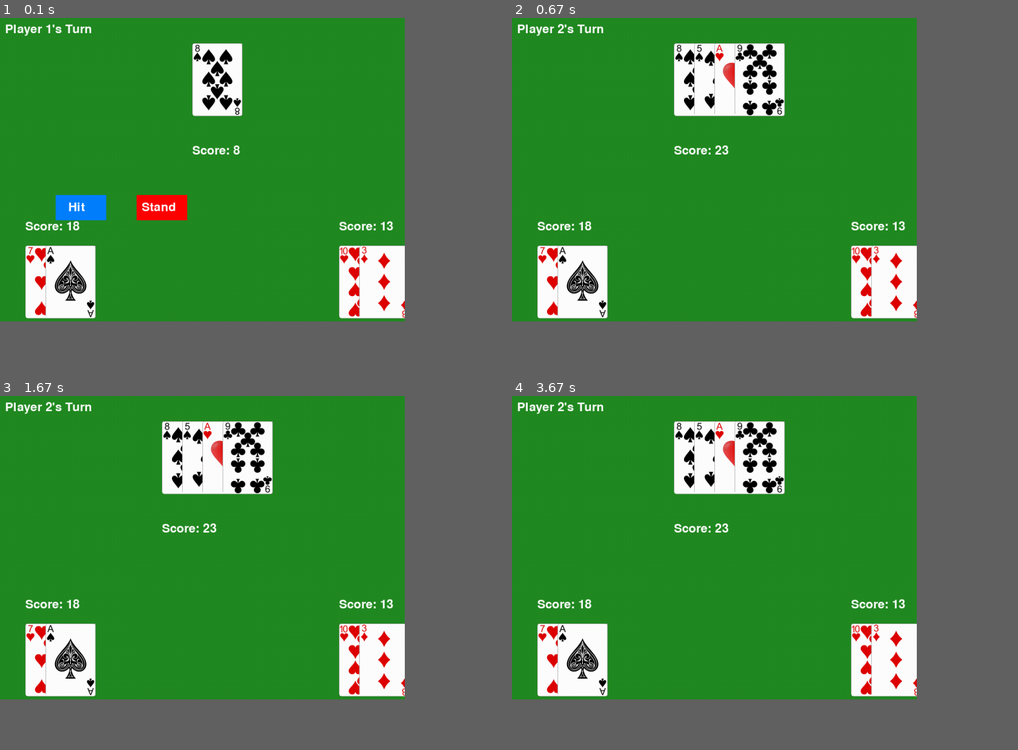
Above: before the commit, frames 1-4 (two rows, left to right).
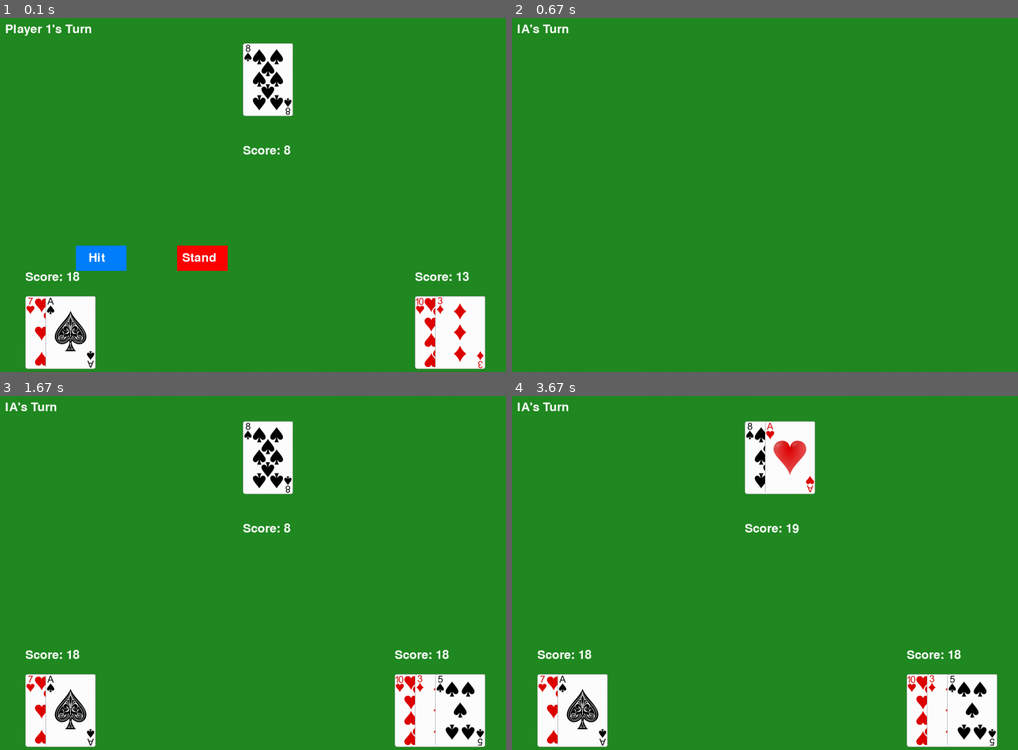
Above: after the commit, the same moments.

Repository: ACondeSalazar/AEM_BlackJack
Game: pygame game, started from main.py
The game is run twice, just before and just after one commit, with the same random seed, the same clock (stepped at 60 frames per second) and the same inputs.
Inputs:
- Up to frame 1 (0.1 s): no input
- Up to frame 2 (0.67 s): click "Stand" at 0.38 s
- Up to frame 3 (1.67 s): no input
- Up to frame 4 (3.67 s): no input
The window is 720x540 before the commit and 900x630 after it. Grey fills any space a smaller window leaves; there, only what the larger window draws over its background counts as a difference.

The runs differ from the first frame. In frame 1, 17% of the frame differs, in the area x 5-96%, y 7-100%; in frame 2, 11%; in frame 3, 16%; in frame 4, 16%.

Commit message:
25% mais non

Diff:
--- a/blackjack.py
+++ b/blackjack.py
@@ -140,7 +140,7 @@
 
 class AIPlayer(Player):
 
-    def __init__(self, e=1.0, gamma=1.00, alpha=0.02):
+    def __init__(self, e=0.01, gamma=1.00, alpha=0.02):
         super().__init__()
         self.name = "AI"
         self.e = e
@@ -187,8 +187,8 @@
 
     def genAction(self, state, e, Q):
         # Always hit if score <= 11
-        #if self.get_score() <= 11:
-        #    return 1
+        if self.get_score() <= 11:
+            return 1
 
         # With probability e, choose a random action (exploration)
         if random.random() < e:
@@ -302,7 +302,7 @@
 
 
         if isinstance(self.players[1], AIPlayer):
-            self.players[1].load_q()
+            #self.players[1].load_q()
             pass
 
         self.deck = Deck()
--- a/main.py
+++ b/main.py
@@ -7,8 +7,8 @@
 #pygame init
 pygame.init()
 
-screen_width = 800
-screen_height = 600
+screen_width = 1000
+screen_height = 700
 screen = pygame.display.set_mode((screen_width, screen_height))
 pygame.display.set_caption("BlackJack Game")
 
@@ -57,7 +57,7 @@
     player1_score_text = player1_score_font.render(f"Score: {game.players[0].get_score()}", True, (255, 255, 255))
     screen.blit(player1_score_text, (player1_x, player1_y - 50))
 
-    player2_x = screen_width - len(game.players[1].hand) * 40 - 50
+    player2_x = screen_width - len(game.players[1].hand) * 40 - 100
     player2_y = screen_height - 150
     for i, card in enumerate(game.players[1].hand):
         show_card_at(card, player2_x + i * 40, player2_y)
@@ -91,6 +91,12 @@
     return hit_button_rect, stand_button_rect
 
 
+def reset_game():
+    game.gameOver = False
+    game.reset_players()
+    screen.fill(background_color)
+    hit_button, stand_button = create_buttons()
+
 
 clock = pygame.time.Clock()
 FPS = 60
@@ -108,13 +114,22 @@
     if game.playerTurn == 0:
         turn_text = turn_font.render("Player 1's Turn", True, (255, 255, 255))
     elif game.playerTurn == 1:
-        turn_text = turn_font.render("Player 2's Turn", True, (255, 255, 255))
+        turn_text = turn_font.render("IA's Turn", True, (255, 255, 255))
     else:
         turn_text = turn_font.render("Dealer's Turn", True, (255, 255, 255))
     screen.blit(turn_text, (10, 10))
 
+
+    if game.playerTurn == 1 and not game.players[1].busted and not game.players[1].finishedTurn:
+        time.sleep(1)
+        if(game.players[1].play(game.players[0].hand, game.dealer.hand) == 1):
+            game.players[1].draw(game.deck)
+        else:
+            game.players[1].stand()
+
     if game.playerTurn == 0 and not game.players[0].finishedTurn and not game.players[0].busted:
         hit_button, stand_button = create_buttons()
+
 
     for event in pygame.event.get():
 
@@ -140,13 +155,7 @@
 
         if game.gameOver:
             if event.type == pygame.KEYDOWN and event.key == pygame.K_r:
-                print("-----------------------Restarting game------------------------")
-                game.gameOver = False
-                everyoneFinished = False
-                game.reset_players()
-                screen.fill(background_color)
-                hit_button, stand_button = create_buttons()
-                continue
+                reset_game()
 
         # Human player input handling
         if game.playerTurn == 0 and not game.players[0].finishedTurn and not game.players[0].busted:
@@ -164,20 +173,20 @@
                 game.players[1].play(game.deck, [])
 
 
-    if game.playerTurn == 1 and not game.players[1].busted and not game.players[1].finishedTurn:
-        if(game.players[1].play(game.players[0].hand, game.dealer.hand) == 1):
-            game.players[1].draw(game.deck)
-        else:
-            game.players[1].stand()
+
 
     if everyoneFinished:
         if not game.gameOver :
             print("Dealer's turn")
-            while (game.dealer.get_score() < 17):
+            if game.dealer.get_score() < 17:
+                time.sleep(1)
                 game.dealer.draw(game.deck)
-            game.dealer.stand()
-            game.check_winner()
-            game.gameOver = True
+            else:
+                game.dealer.stand()
+                game.check_winner()
+                game.gameOver = True
+                time.sleep(5)
+                reset_game()
 
 
     display_all_hands(game)
--- a/view3d.py
+++ b/view3d.py
@@ -1,62 +1,111 @@
 import pickle
-import numpy as np
 import matplotlib.pyplot as plt
 from mpl_toolkits.mplot3d import Axes3D
-from matplotlib import cm  # For colormap
+import numpy as np
 
-# Load the pickle file
-with open('q_table.pkl', 'rb') as f:
-    data = pickle.load(f)
+# === Paramètres ===
+pickle_file = 'q_table.pkl'
+has_ace_filter = True  # True = avec un As, False = sans As
 
-# Fix filtering based on correct state structure
-filtered_states = {state: values for state, values in data.items() if isinstance(state, tuple) and state[0] > 4 and state[2] > 2}
+# === Charger le modèle ===
+with open(pickle_file, 'rb') as f:
+    q_table = pickle.load(f)
 
-print("Filtered states count:", len(filtered_states))  # Debugging
-print(filtered_states)
+    # === Collecter les données ===
+    data_confidence = {}
+    data_choice = {}
 
-# Extract player scores and dealer face-up cards
-player_scores = sorted(set(state[0] for state in filtered_states.keys()))
-dealer_cards = sorted(set(state[2] for state in filtered_states.keys()))  # Use state[2] for dealer
+    for state, action_values in q_table.items():
+        ia_score = state[0]
+        dealer_score = state[2]
+        ia_has_ace = state[3]
 
-print("Unique Player Scores:", player_scores)
-print("Unique Dealer Cards:", dealer_cards)
+        if ia_has_ace != has_ace_filter:
+            continue
 
-# Initialize action grid (Z-axis)
-Z = np.full((len(player_scores), len(dealer_cards)), np.nan)  # Fill with NaN initially
-
-# Fill grid with best actions
-for i, p_score in enumerate(player_scores):
-    for j, d_card in enumerate(dealer_cards):
-        # Find matching state in filtered_states (ignoring state[1])
-        matching_state = next((state for state in filtered_states.keys() if state[0] == p_score and state[2] == d_card), None)
-
-        if matching_state:
-            values = filtered_states[matching_state]
-            best_action = 0 if values[0] > values[1] else 1  # 0 = Stand, 1 = Hit
-            Z[i, j] = best_action
+        stand_val = action_values[0]
+        hit_val = action_values[1]
+        confidence = confidence = abs(hit_val - stand_val) / (abs(hit_val) + abs(stand_val))
 
 
-# Debugging Z
-print("Z matrix shape:", Z.shape)
-print("Sample Z values:", Z[:5, :5])
+        preferred_action = 1 if hit_val > stand_val else 0
+        key = (ia_score, dealer_score)
 
-# Convert lists to meshgrid format
-X, Y = np.meshgrid(dealer_cards, player_scores)  # X = Dealer, Y = Player
+        data_confidence[key] = confidence
+        data_choice[key] = preferred_action
 
-# Create 3D figure
-fig = plt.figure(figsize=(12, 8))
-ax = fig.add_subplot(111, projection='3d')
+    # === Grilles ===
+    ia_scores = sorted(set(k[0] for k in data_confidence.keys()))
+    dealer_scores = sorted(set(k[1] for k in data_confidence.keys()))
 
-# Plot surface with color mapping
-surf = ax.plot_surface(X, Y, Z, cmap=cm.coolwarm, edgecolor='k', alpha=0.8)
+    X, Y = np.meshgrid(ia_scores, dealer_scores)
+    Z = np.zeros_like(X, dtype=float)
+    C = np.zeros_like(X, dtype=float)
 
-# Labels
-ax.set_xlabel('Dealer Face-up Card')
-ax.set_ylabel('Player Score')
-ax.set_zlabel('Best Action (0 = Stand, 1 = Hit)')
-ax.set_title('Best Action Surface Plot')
+    for i in range(Y.shape[0]):
+        for j in range(X.shape[1]):
+            key = (X[0][j], Y[i][0])
+            Z[i, j] = data_confidence.get(key, np.nan)
+            C[i, j] = data_choice.get(key, np.nan)
 
-# Colorbar
-fig.colorbar(surf, ax=ax, shrink=0.5, aspect=5, label="Action (0 = Stand, 1 = Hit)")
+    # === Normaliser la confiance (Z) pour l’intensité ===
+    Z_max = np.nanmax(Z)
+    if Z_max > 0:  # Prevent division by zero
+        Z_norm = Z / Z_max
+    else:
+        Z_norm = Z.copy()  # If all values are 0, don't normalize
 
-plt.show()
+    # Make sure all values are within 0-1 range
+    Z_norm = np.clip(Z_norm, 0, 1)
+
+    # === Générer des couleurs RGB personnalisées ===
+    colors = np.zeros((X.shape[0], X.shape[1], 4))  # RGBA
+
+    for i in range(X.shape[0]):
+        for j in range(X.shape[1]):
+            if np.isnan(Z[i, j]):
+                colors[i, j] = [0, 0, 0, 0]  # Transparent
+            else:
+                confidence = (Z_norm[i, j] + 1) / 2  # Normalize confidence to range [0, 1]
+                if np.isnan(C[i, j]):  # Handle NaN values explicitly
+                    colors[i, j] = [0, 0, 0, 0]  # Transparent
+                elif C[i, j] == 1:  # Hit → light orange
+                    r = 1.0
+                    g = min(1.0, max(0.0, 0.6 + (1 - confidence) * 0.4))
+                    b = min(1.0, max(0.0, 0.4 + (1 - confidence) * 0.6))
+                    colors[i, j] = [r, g, b, 1]  # Alpha=1
+                else:  # Stand → teal
+                    r = min(1.0, max(0.0, 0.4 + (1 - confidence) * 0.6))
+                    g = min(1.0, max(0.0, 0.8 + (1 - confidence) * 0.2))
+                    b = min(1.0, max(0.0, 0.8 + (1 - confidence) * 0.2))
+                    colors[i, j] = [r, g, b, 1]  # Alpha=1
+
+    # === Tracer la surface ===
+    fig = plt.figure(figsize=(12, 8))
+    ax = fig.add_subplot(111, projection='3d')
+
+    mask = ~np.isnan(Z)
+    X_masked = np.ma.array(X, mask=~mask)
+    Y_masked = np.ma.array(Y, mask=~mask)
+    Z_masked = np.ma.array(Z, mask=~mask)
+    colors_masked = np.ma.array(colors, mask=np.repeat(~mask[:, :, np.newaxis], 4, axis=2))
+
+    surf = ax.plot_surface(X_masked, Y_masked, Z_masked, facecolors=colors_masked, edgecolor='k', linewidth=0.1, antialiased=True, shade=True, rstride = 1, cstride = 1)
+
+    # Légende manuelle
+    from matplotlib.patches import Patch
+    legend_elements = [
+        Patch(facecolor='red', edgecolor='k', label='Hit (plus rouge = plus confiant)'),
+        Patch(facecolor='blue', edgecolor='k', label='Stand (plus bleu = plus confiant)')
+    ]
+    ax.legend(handles=legend_elements, loc='upper right')
+
+    ax.set_xlabel('Score main IA')
+    ax.set_ylabel('Carte visible Dealer')
+    ax.set_zlabel('Confiance IA (|hit - stand|)')
+
+    title_prefix = "avec un As" if has_ace_filter else "sans As"
+    plt.title(f"Monte Carlo - Couleur = Choix IA, Intensité = Confiance ({title_prefix})")
+
+    plt.tight_layout()
+    plt.show()
--- a/view_q_table.py
+++ b/view_q_table.py
@@ -7,7 +7,7 @@
     data = pickle.load(f)
 
 # Extraire les états pertinents (par exemple, ceux où le score du joueur est entre 12 et 21)
-filtered_states = {state: values for state, values in data.items() if isinstance(state, tuple) and 4 <= state[0] <= 21}
+filtered_states = {state: values for state, values in data.items() if isinstance(state, tuple) and 12 <= state[0] <= 21}
 
 # Organiser par score du joueur
 player_scores = sorted(set(state[0] for state in filtered_states.keys()))
Binary file changed: q_table.pkl
Binary file changed: q_table_visualization.png
